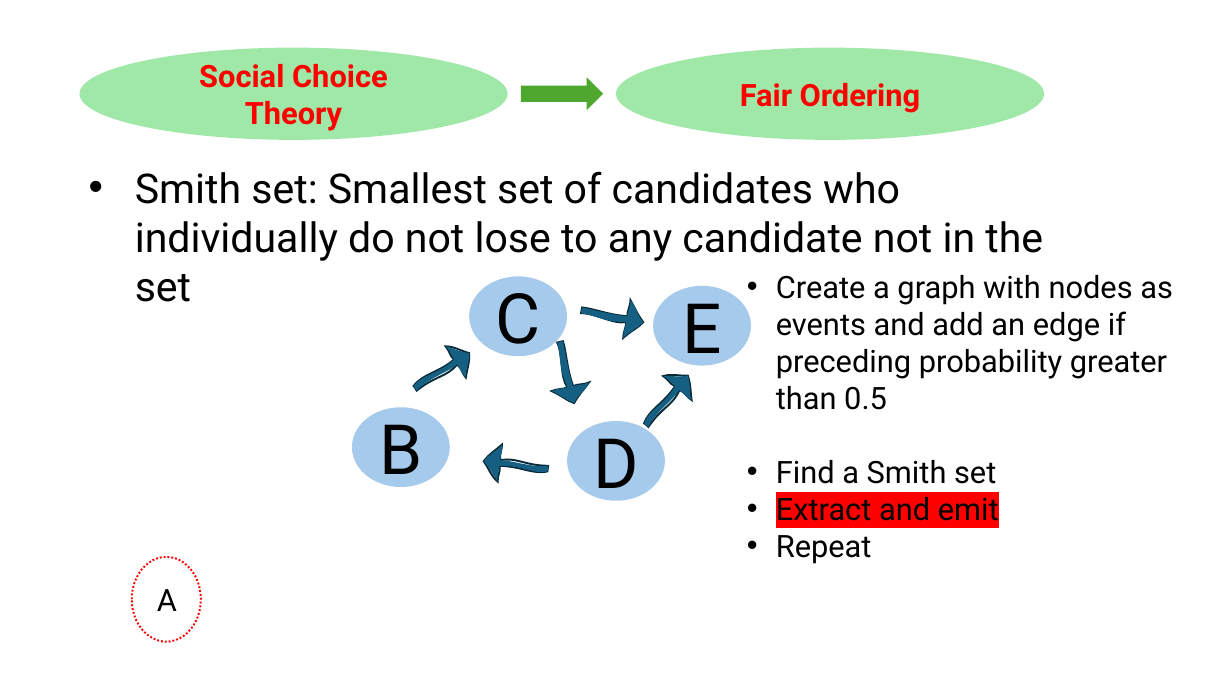
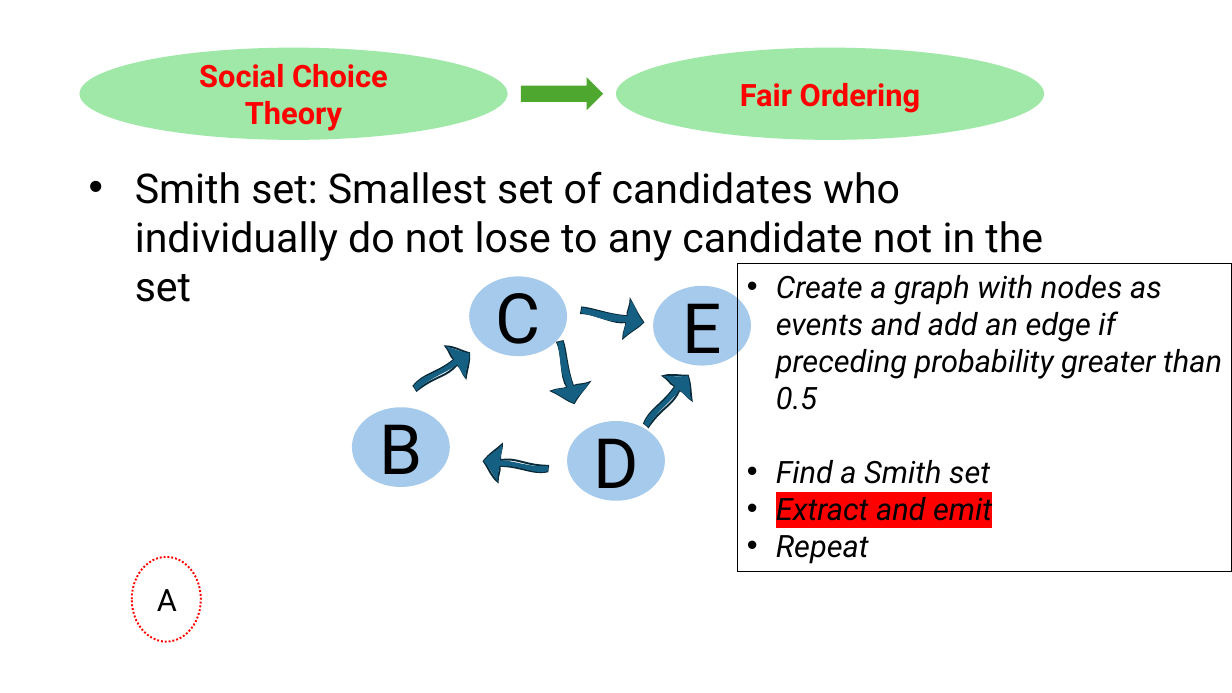
Before and after one commit to HaseebLUMS/Onyx-Presentation, a slide deck: slide 154 of thesis-latency-fairness.pptx. Drawn at 1232x693 pixels with LibreOffice and Linux fonts; fonts in the diff are those of the drawing. Boxes give left, top, right and bottom in pixels: in the first picture for what was removed or moved away, otherwise in the second. Text is boxed around its words. In the diff, an @@ line names an element or a change of style, - is before the commit and + after.

```diff
--- a/thesis-latency-fairness.pptx
+++ b/thesis-latency-fairness.pptx
@@ rectangle "Create a graph with nodes ...": place and size @@
-rectangle "Create a graph with nodes ..." at (776, 275, 1173, 564)
+rectangle "Create a graph with nodes ..." at (738, 263, 1232, 571)
@@ rectangle "Create a graph with nodes ..." at (738, 263, 1232, 571): italic on; outline none to #000000 0.75 pt @@
```
Also in this commit, not shown: 8 other slides changed.
